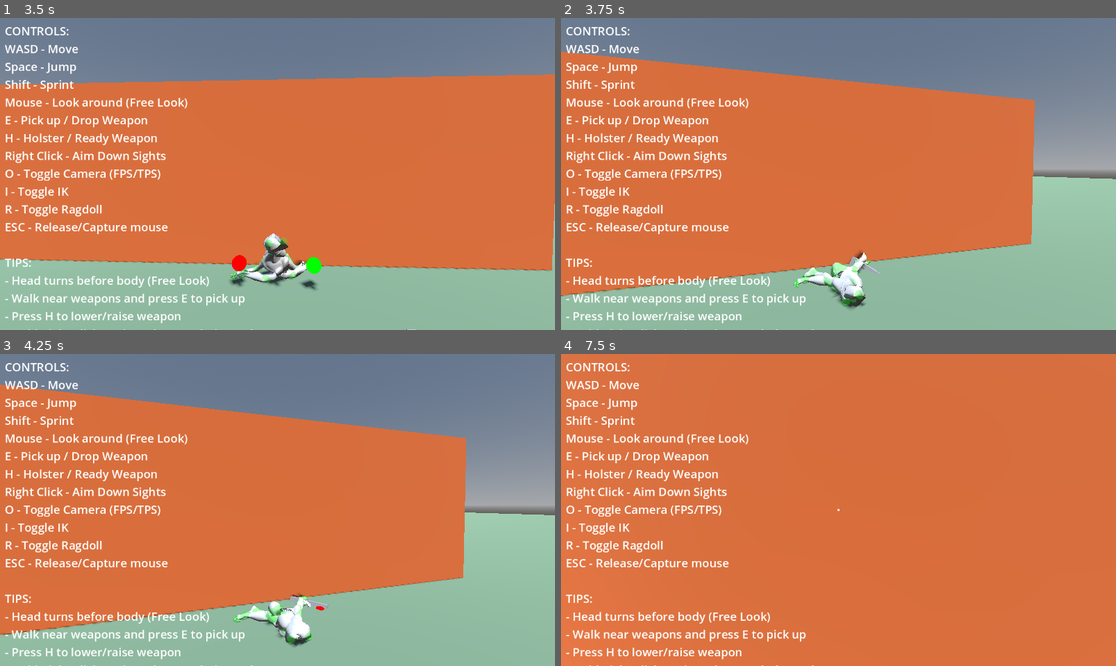
Above: before the commit, frames 1-4 (two rows, left to right).
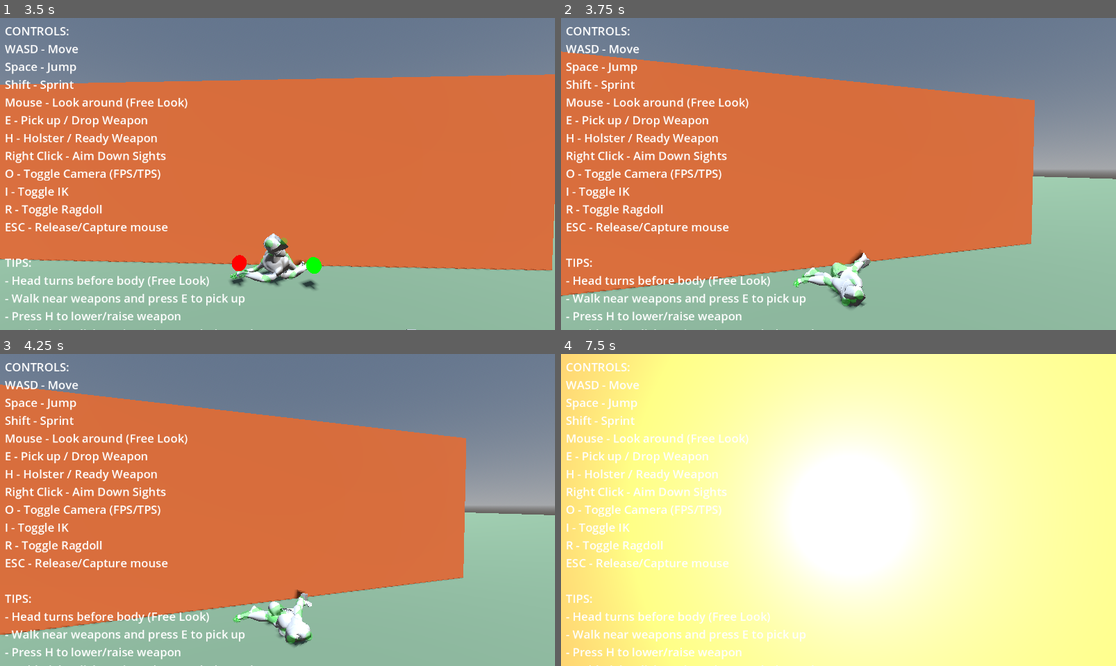
Above: after the commit, the same moments.

Repository: lmf-git/fpsikanimragdoll
Game: Godot game, scene res://world.tscn
Same seed, same stepped clock (60 frames per second), same inputs: the game is played once before the commit and once after it.
Inputs (mouse positions are in pixels of both pictures, inside the frame that each line leads up to):
- Up to frame 1 (3.5 s): tap Enter at 0.5 s; move the mouse to (305, 174) at 0.52 s; hold Shift (sprint) 0.53-1.28 s; hold W (move_forward) from 0.53 s (still down); click (305, 174) at 0.67 s; tap Space (jump) at 0.77, 1.52, 3.02 s; move the mouse to (249, 174) at 1.27 s; tap O (toggle_camera) at 1.35 s; move the mouse to (288, 167) at 2.02 s; hold I (toggle_ik) 2.03-2.78 s; move the mouse to (271, 180) at 2.77 s; tap R (toggle_ragdoll) at 2.85 s; click (271, 180) at 2.92 s
- Up to frame 2 (3.75 s): keep holding W (move_forward); move the mouse to (877, 177) at 3.52 s; tap E at 3.6 s
- Up to frame 3 (4.25 s): keep holding W (move_forward); tap Space (jump) at 3.77 s
- Up to frame 4 (7.5 s): move the mouse to (794, 506) at 4.27 s; tap H at 4.35 s; tap Space (jump) at 4.52, 6.02, 6.77 s; move the mouse to (844, 510) at 5.02 s; hold Shift (sprint) 5.03-5.78 s; click (844, 510) at 5.17 s; move the mouse to (816, 503) at 5.77 s; release W (move_forward) at 5.78 s; hold D (move_right) 5.78-6.53 s; tap O (toggle_camera) at 5.85 s; move the mouse to (866, 510) at 6.52 s; hold I (toggle_ik) 6.53-7.28 s; hold W (move_forward) from 6.53 s (still down); move the mouse to (810, 510) at 7.27 s; tap R (toggle_ragdoll) at 7.35 s; click (810, 510) at 7.42 s

Frame 1 is identical in both runs. In frame 2, less than 0.1% of the frame differs, in the area x 51-58%, y 75-83%; in frame 3, 0.1%; in frame 4, 98%, in the area x 0-100%, y 0-100%.

Commit message:
Simplify impact/muzzle effects using lights, fix weapon rotation, fix integer division warning

Diff:
--- a/character_controller.gd
+++ b/character_controller.gd
@@ -1416,12 +1416,36 @@
 
 func _trigger_muzzle_flash():
 	"""Create and trigger muzzle flash effect at weapon muzzle"""
-	if not equipped_weapon or not equipped_weapon.muzzle_point:
-		return
+	if not equipped_weapon:
+		return
+
+	# Get flash position - use muzzle_point if available, otherwise weapon position
+	var flash_position = equipped_weapon.global_position
+	if equipped_weapon.muzzle_point:
+		flash_position = equipped_weapon.muzzle_point.global_position
+
+	# Create bright muzzle flash light
+	var flash = OmniLight3D.new()
+	get_tree().root.add_child(flash)
+	flash.global_position = flash_position
+	flash.light_color = Color(1.0, 0.9, 0.6)
+	flash.light_energy = 50.0  # Very bright
+	flash.omni_range = 5.0
+	flash.shadow_enabled = false
+
+	# Quick flash using tween
+	var flash_tween = create_tween()
+	flash_tween.tween_property(flash, "light_energy", 0.0, 0.05)
+	flash_tween.tween_callback(flash.queue_free)
+
+	print("Muzzle flash at ", flash_position)
+
+	return  # Skip old particle code below
 
 	# Create one-shot muzzle flash particles
 	var flash_particles = CPUParticles3D.new()
-	equipped_weapon.muzzle_point.add_child(flash_particles)
+	get_tree().root.add_child(flash_particles)
+	flash_particles.global_position = flash_position
 
 	# Configure flash particles - ENHANCED FOR VISIBILITY
 	flash_particles.emitting = true
@@ -1483,41 +1507,52 @@
 	muzzle_flash_timer = MUZZLE_FLASH_DURATION
 
 func _play_gunshot_sound():
-	"""Play procedurally generated gunshot sound"""
-	if not equipped_weapon or not equipped_weapon.muzzle_point:
+	"""Play simple gunshot sound"""
+	if not equipped_weapon:
 		return
 
 	# Create audio player if it doesn't exist
 	if not gunshot_audio:
 		gunshot_audio = AudioStreamPlayer3D.new()
-		gunshot_audio.max_distance = 50.0  # Audible from 50 meters
-		gunshot_audio.attenuation_model = AudioStreamPlayer3D.ATTENUATION_INVERSE_DISTANCE
-		gunshot_audio.unit_size = 5.0  # Loud sound
+		gunshot_audio.max_distance = 50.0
+		gunshot_audio.unit_size = 10.0  # Very loud
 		add_child(gunshot_audio)
 
-	# Create a procedural gunshot sound using AudioStreamGenerator
+	# Create simple gunshot using AudioStreamGenerator
 	var generator = AudioStreamGenerator.new()
-	generator.mix_rate = 44100.0
-	generator.buffer_length = 0.1  # 100ms buffer
+	generator.mix_rate = 22050.0  # Lower rate for simpler sound
+	generator.buffer_length = 0.2
 
 	gunshot_audio.stream = generator
+	gunshot_audio.global_position = equipped_weapon.global_position
 	gunshot_audio.play()
 
-	# Fill the audio buffer with gunshot-like noise
-	await get_tree().process_frame
-	var playback: AudioStreamGeneratorPlayback = gunshot_audio.get_stream_playback()
-	if playback:
-		var samples_to_fill = 4410  # 0.1 second at 44100 Hz
-		for i in range(samples_to_fill):
-			var t = float(i) / samples_to_fill
-			# Create gunshot envelope: sharp attack, quick decay
-			var envelope = exp(-t * 20.0)  # Exponential decay
-			# Mix of sine waves and noise for gunshot character
-			var low_freq = sin(t * 200.0 * TAU) * 0.5  # Low boom
-			var mid_freq = sin(t * 800.0 * TAU) * 0.3  # Mid crack
-			var noise = (randf() * 2.0 - 1.0) * 0.2  # Random noise
-			var sample = (low_freq + mid_freq + noise) * envelope * 0.5
-			playback.push_frame(Vector2(sample, sample))
+	# Fill buffer in next frame
+	_fill_gunshot_buffer.call_deferred()
+
+func _fill_gunshot_buffer():
+	"""Fill the audio buffer with gunshot sound"""
+	if not gunshot_audio:
+		return
+
+	var playback = gunshot_audio.get_stream_playback()
+	if not playback:
+		return
+
+	# Generate 0.1 second of gunshot sound
+	var samples = 2205  # 0.1s at 22050Hz
+	for i in range(samples):
+		var t = float(i) / float(samples)
+		# Exponential decay envelope
+		var env = exp(-t * 15.0)
+		# Mix low and high frequencies with noise
+		var low = sin(t * 150.0 * TAU) * 0.6
+		var high = sin(t * 1200.0 * TAU) * 0.3
+		var noise_val = (randf() * 2.0 - 1.0) * 0.3
+		var sample = (low + high + noise_val) * env * 0.8
+		playback.push_frame(Vector2(sample, sample))
+
+	print("Gunshot sound played")
 
 func _apply_recoil():
 	"""Apply recoil to camera and weapon"""
@@ -1564,92 +1599,40 @@
 	var decal_timer = get_tree().create_timer(30.0)  # Stay for 30 seconds
 	decal_timer.timeout.connect(func(): decal.queue_free())
 
-	# 2. CREATE SMOKE PARTICLES
-	var smoke = CPUParticles3D.new()
+	# 2. CREATE SIMPLE VISIBLE SMOKE PUFF
+	var smoke = OmniLight3D.new()
 	get_tree().root.add_child(smoke)
-	smoke.global_position = impact_pos
-	smoke.emitting = true
-	smoke.one_shot = true
-	smoke.amount = 15
-	smoke.lifetime = 2.0
-	smoke.explosiveness = 0.3
-
-	# Smoke properties
-	smoke.direction = normal
-	smoke.spread = 25.0
-	smoke.initial_velocity_min = 0.5
-	smoke.initial_velocity_max = 1.5
-	smoke.gravity = Vector3(0, 0.5, 0)  # Rises slowly
-
-	# Visual - gray smoke
-	smoke.scale_amount_min = 0.2
-	smoke.scale_amount_max = 0.5
-	smoke.scale_amount_curve = _create_smoke_scale_curve()
-	smoke.color = Color(0.3, 0.3, 0.3, 0.8)  # Gray smoke
-
-	# Fade out smoke
-	var smoke_gradient = Gradient.new()
-	smoke_gradient.add_point(0.0, Color(1, 1, 1, 0.6))
-	smoke_gradient.add_point(0.5, Color(1, 1, 1, 0.3))
-	smoke_gradient.add_point(1.0, Color(1, 1, 1, 0))
-	smoke.color_ramp = smoke_gradient
-
-	# Smoke material
-	var smoke_material = StandardMaterial3D.new()
-	smoke_material.shading_mode = BaseMaterial3D.SHADING_MODE_UNSHADED
-	smoke_material.transparency = BaseMaterial3D.TRANSPARENCY_ALPHA
-	smoke_material.albedo_color = Color(0.4, 0.4, 0.4)
-	smoke_material.billboard_mode = BaseMaterial3D.BILLBOARD_ENABLED
-	smoke_material.blend_mode = BaseMaterial3D.BLEND_MODE_ADD
-	smoke.material_override = smoke_material
-
-	# Auto-delete smoke
-	var smoke_timer = get_tree().create_timer(smoke.lifetime + 0.1)
-	smoke_timer.timeout.connect(func(): smoke.queue_free())
-
-	# 3. CREATE DEBRIS/SPARK PARTICLES
-	var debris = CPUParticles3D.new()
-	get_tree().root.add_child(debris)
-	debris.global_position = impact_pos
-	debris.emitting = true
-	debris.one_shot = true
-	debris.explosiveness = 1.0
-	debris.amount = 8
-	debris.lifetime = 0.3
-
-	# Debris properties
-	debris.direction = normal
-	debris.spread = 45.0
-	debris.initial_velocity_min = 3.0
-	debris.initial_velocity_max = 6.0
-	debris.gravity = Vector3(0, -15.0, 0)
-
-	# Visual - bright sparks
-	debris.scale_amount_min = 0.05
-	debris.scale_amount_max = 0.1
-	debris.color = Color(1.0, 0.8, 0.4, 1.0)  # Orange sparks
-
-	# Debris material
-	var debris_material = StandardMaterial3D.new()
-	debris_material.shading_mode = BaseMaterial3D.SHADING_MODE_UNSHADED
-	debris_material.transparency = BaseMaterial3D.TRANSPARENCY_ALPHA
-	debris_material.albedo_color = Color(1.0, 0.9, 0.5)
-	debris_material.billboard_mode = BaseMaterial3D.BILLBOARD_ENABLED
-	debris_material.blend_mode = BaseMaterial3D.BLEND_MODE_ADD
-	debris.material_override = debris_material
-
-	# Auto-delete debris
-	var debris_timer = get_tree().create_timer(debris.lifetime + 0.1)
-	debris_timer.timeout.connect(func(): debris.queue_free())
-
-	print("Created bullet hole, smoke, and debris at ", impact_pos)
+	smoke.global_position = impact_pos + normal * 0.1
+	smoke.light_color = Color(0.6, 0.6, 0.6)  # Gray light
+	smoke.light_energy = 2.0
+	smoke.omni_range = 1.0
+
+	# Fade out smoke light over time
+	var smoke_tween = create_tween()
+	smoke_tween.tween_property(smoke, "light_energy", 0.0, 0.5)
+	smoke_tween.tween_callback(smoke.queue_free)
+
+	# 3. CREATE BRIGHT IMPACT FLASH
+	var flash = OmniLight3D.new()
+	get_tree().root.add_child(flash)
+	flash.global_position = impact_pos + normal * 0.05
+	flash.light_color = Color(1.0, 0.9, 0.7)  # Bright yellow-white
+	flash.light_energy = 10.0
+	flash.omni_range = 2.0
+
+	# Quick flash
+	var flash_tween = create_tween()
+	flash_tween.tween_property(flash, "light_energy", 0.0, 0.1)
+	flash_tween.tween_callback(flash.queue_free)
+
+	print("Created bullet hole, smoke puff, and impact flash at ", impact_pos)
 
 func _create_bullet_hole_texture() -> ImageTexture:
 	"""Create a simple circular bullet hole texture"""
 	var size = 64
 	var image = Image.create(size, size, false, Image.FORMAT_RGBA8)
 
-	var center = Vector2(size / 2, size / 2)
+	var center = Vector2(size / 2.0, size / 2.0)
 	var radius = size / 2.5
 
 	for y in range(size):
--- a/weapon.gd
+++ b/weapon.gd
@@ -148,10 +148,9 @@
 		var grip_local_pos = main_grip.position
 
 		# Apply rotation offset first (e.g., rotate pistol to point forward)
+		# Pistol barrel points -Z by default, so rotate 180° around Y to point +Z (forward)
 		var rotation_offset = Basis()
-		# First rotate to align weapon forward
-		rotation_offset = rotation_offset.rotated(Vector3.UP, deg_to_rad(90))  # Yaw 90 degrees right
-		rotation_offset = rotation_offset.rotated(Vector3.RIGHT, deg_to_rad(-90))  # Pitch down 90 degrees
+		rotation_offset = rotation_offset.rotated(Vector3.UP, deg_to_rad(180))  # Flip 180 degrees to point forward
 		transform.basis = rotation_offset
 
 		# Position weapon so grip point is at hand origin (0,0,0 in hand local space)
